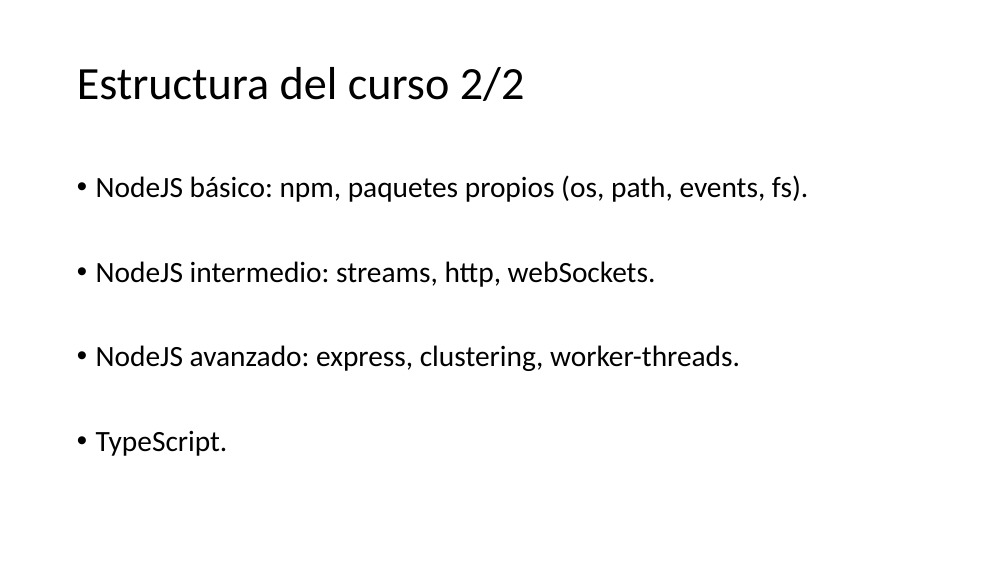
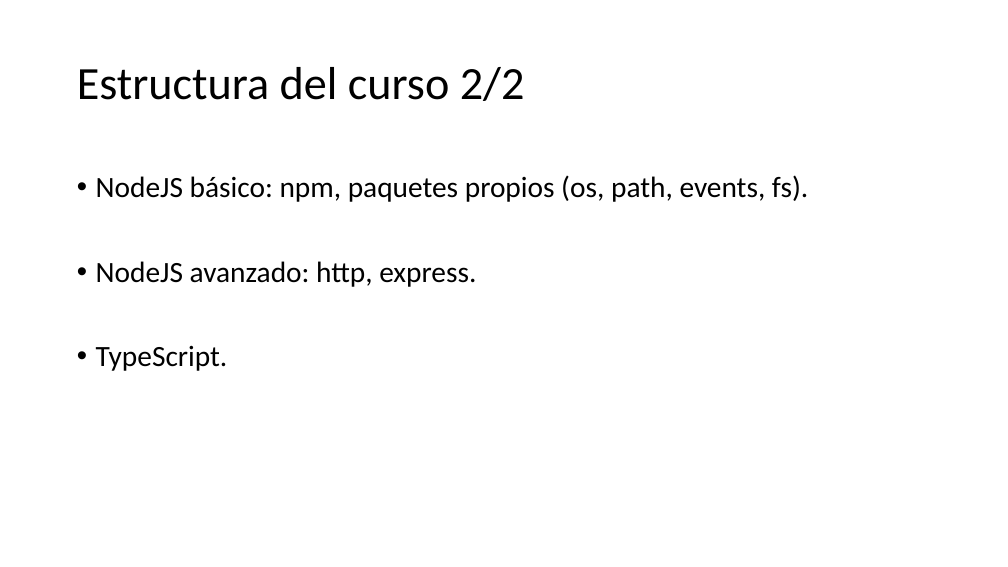
Before and after one commit to SarutobiKonohamaru/js_full_course, a slide deck: slide 3 of Presentacion.pptx. Drawn at 1008x567 pixels with LibreOffice and Linux fonts; fonts in the diff are those of the drawing. Boxes give left, top, right and bottom in pixels: in the first picture for what was removed or moved away, otherwise in the second. Text is boxed around its words. In the diff, an @@ line names an element or a change of style, - is before the commit and + after.

```diff
--- a/Presentacion.pptx
+++ b/Presentacion.pptx
@@ text at [96, 261, 476, 287]: text changed @@
-• NodeJS intermedio: streams, http, webSockets.
-• NodeJS avanzado: express, clustering, worker-threads.
+• NodeJS avanzado: http, express.
```
Also in this commit, not shown: 1 other slide changed, 6 slides added.
